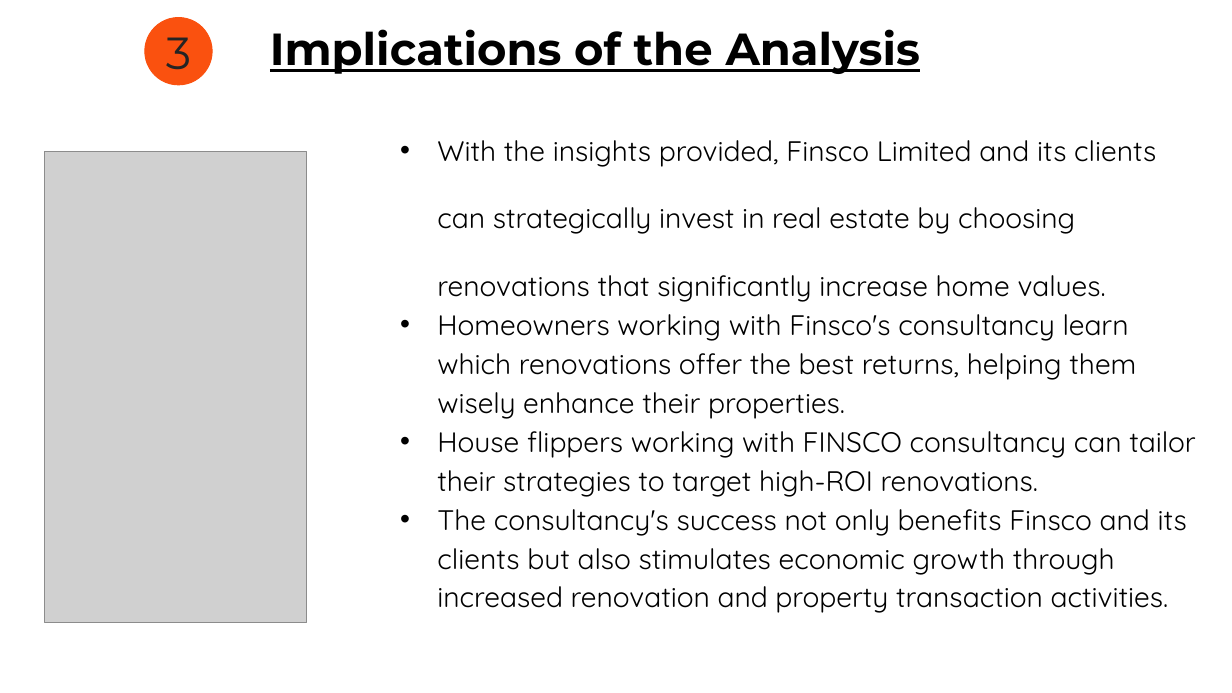
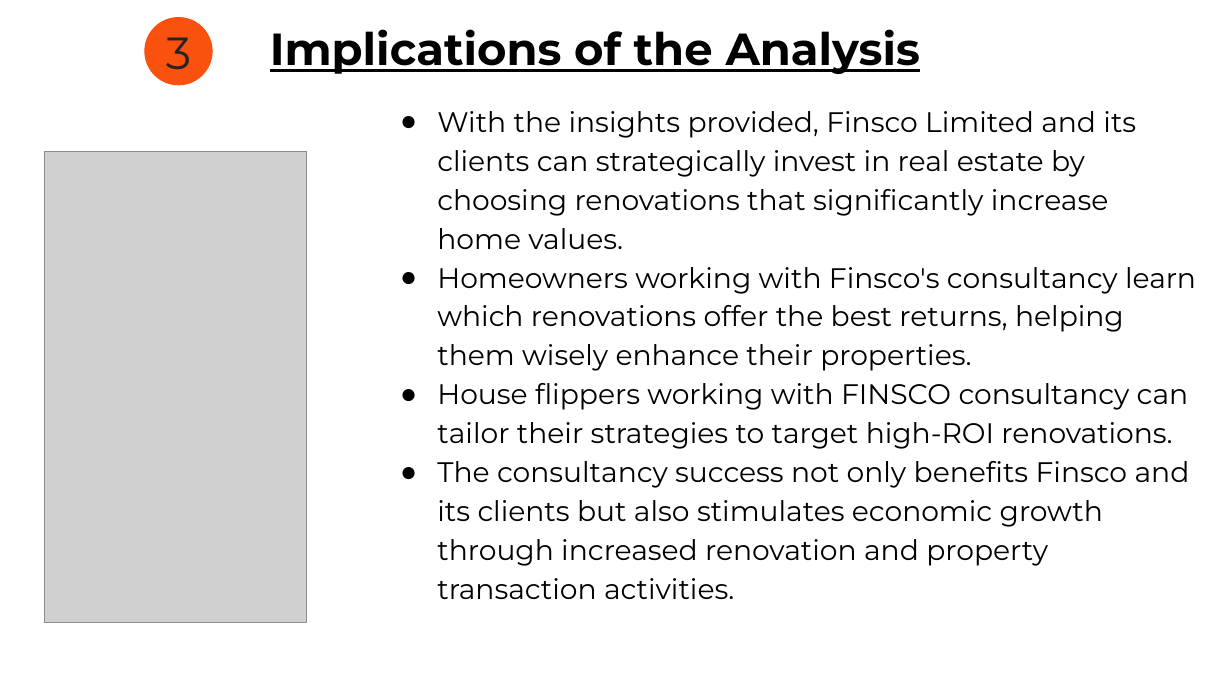
Before and after one commit to bryanmunene/phase_2_group_8_project, a slide deck: slide 5 of Final Group 8 Phase 2 Project_POWERPOINT_DSF PT6.pptx. Drawn at 1232x693 pixels with LibreOffice and Linux fonts; fonts in the diff are those of the drawing; grey boxes stand for pictures. Boxes give left, top, right and bottom in pixels: in the first picture for what was removed or moved away, otherwise in the second. Text is boxed around its words. In the diff, an @@ line names an element or a change of style, - is before the commit and + after.

```diff
--- a/Final Group 8 Phase 2 Project_POWERPOINT_DSF PT6.pptx
+++ b/Final Group 8 Phase 2 Project_POWERPOINT_DSF PT6.pptx
@@ text at (437, 111, 1196, 449): font Quicksand to Montserrat in "With the insights provided, Finsco Limited and ...", "Homeowners working with Finsco's consultancy learn which ...", "House flippers working with FINSCO consultancy can ..."; bullet • to ●; line spacing 2 to 1.15 @@
@@ text at (437, 461, 1190, 599): text changed; font Quicksand to Montserrat @@
-• The consultancy's success not only benefits Finsco and its clients but also stimulates economic growth through increased renovation and property transaction activities.
+● The consultancy success not only benefits Finsco and its clients but also stimulates economic growth through increased renovation and property transaction activities.
```
Also in this commit, not shown: 10 other slides changed, 5 slides added, 3 slides removed, 2 other files.
